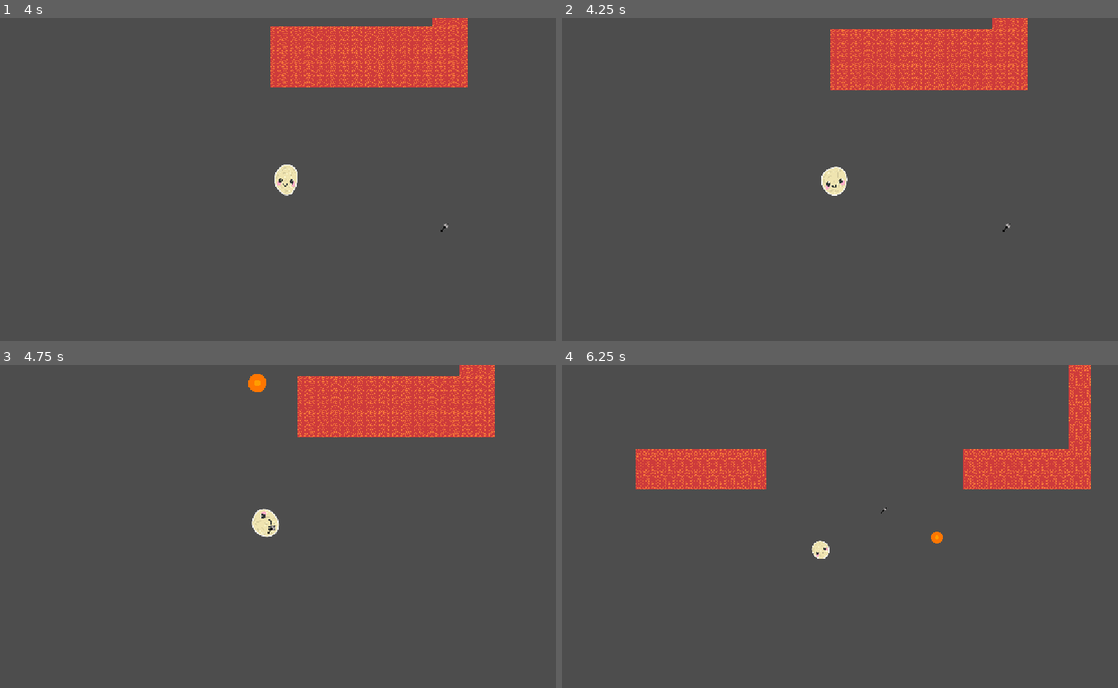
Above: before the commit, frames 1-4 (two rows, left to right).
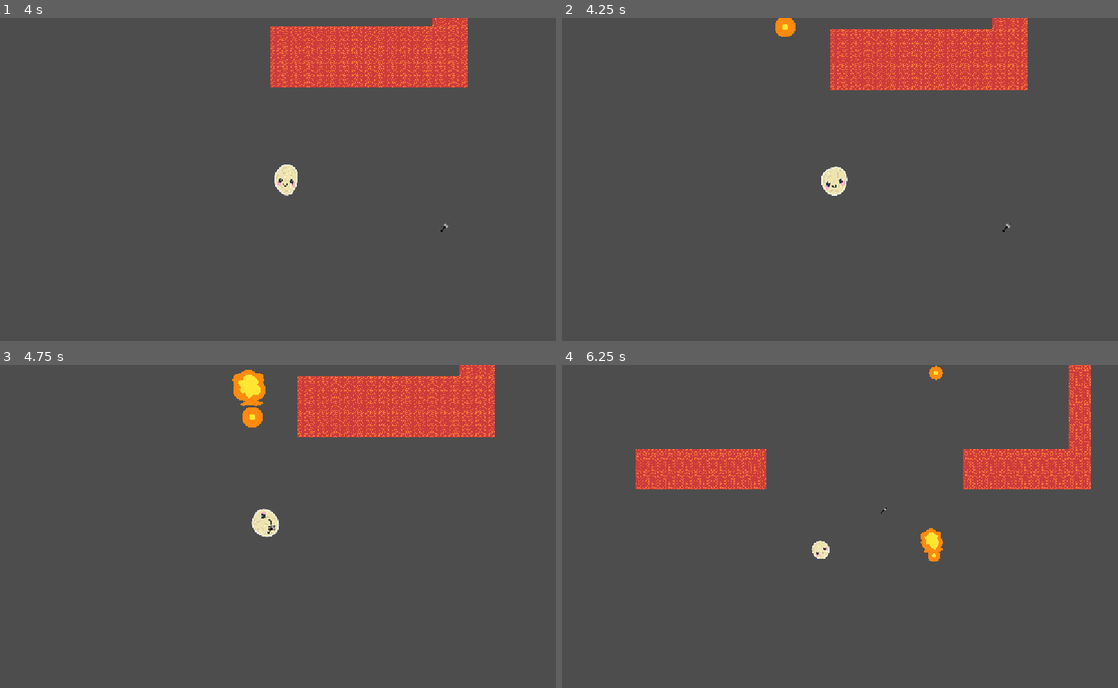
Above: after the commit, the same moments.

Repository: Yaheeha-Baheeha/rock-hard
Game: Godot game, scene res://test_level.tscn
Same seed, same stepped clock (60 frames per second), same inputs: the game is played once before the commit and once after it. This scene is started directly instead of the project's main scene.
Inputs (mouse positions are in pixels of both pictures, inside the frame that each line leads up to):
- Up to frame 1 (4 s): tap Enter (ui_accept) at 0.5 s; move the mouse to (400, 163) at 0.52 s; hold D (right) 0.53-1.25 s; hold S (crouch) 0.53-1.25 s; click (400, 163) at 0.67 s; tap Space (jump) at 0.77, 3.77 s; drag from (166, 195) to (305, 185) at 1.27 s; move the mouse to (333, 108) at 2.02 s; hold D (right) 2.03-2.75 s; hold Mouse wheel down (zoom out) 2.03-2.75 s; drag from (250, 244) to (111, 131) at 2.77 s; move the mouse to (444, 227) at 3.52 s; hold A (left) from 3.53 s (still down); hold S (crouch) from 3.53 s (still down)
- Up to frame 2 (4.25 s): keep holding A (left); keep holding S (crouch)
- Up to frame 3 (4.75 s): release A (left) at 4.25 s; release S (crouch) at 4.25 s; drag from (111, 478) to (272, 529) at 4.27 s
- Up to frame 4 (6.25 s): move the mouse to (867, 526) at 5.02 s; hold A (left) 5.03-5.75 s; hold Mouse wheel down (zoom out) 5.03-5.75 s; click (867, 526) at 5.17 s; drag from (756, 445) to (884, 510) at 5.77 s

Frame 1 is identical in both runs. In frame 2, 0.2% of the frame differs, in the area x 38-42%, y 0-6%; in frame 3, 0.7%, in the area x 41-48%, y 1-20%; in frame 4, 0.4%.

Commit message:
Tinkering

Diff:
--- a/lava_drop.gd
+++ b/lava_drop.gd
@@ -44,17 +44,17 @@
 			modulate = Color(1.0, 0.6, 0.0) # Orange
 			damage_rate = 360.0 # Standard kill time
 			repulsion_strength = 2000.0
-			viscosity = 0.2
-			cohesion_strength = 2.0
-			max_speed = 300.0
+			viscosity = 0.5
+			cohesion_strength = 50.0
+			max_speed = 900.0
 
 		FluidType.COLD:
 			modulate = Color(0.4, 0.4, 0.4) # Dark Grey Crust
-			damage_rate = 180.0 # Kills slowly
+			damage_rate = 90.0 # Kills slowly
 			repulsion_strength = 1000.0
 			viscosity = 0.15
 			cohesion_strength = 50.0
-			max_speed = 150.0
+			max_speed = 300.0
 
 func _physics_process(delta: float) -> void:
 	# 1. Only check for despawn rules if we aren't already shrinking
--- a/lava_drop.tscn
+++ b/lava_drop.tscn
@@ -6,15 +6,15 @@
 radius = 17.0
 
 [sub_resource type="CircleShape2D" id="CircleShape2D_4fj2l"]
-radius = 74.10803
+radius = 77.10383
 
 [sub_resource type="Gradient" id="Gradient_1xd17"]
 colors = PackedColorArray(1, 1, 1, 1, 1, 1, 1, 0)
 
 [sub_resource type="GradientTexture2D" id="GradientTexture2D_1iw18"]
 gradient = SubResource("Gradient_1xd17")
-width = 160
-height = 160
+width = 180
+height = 180
 fill = 1
 fill_from = Vector2(0.5, 0.5)
 fill_to = Vector2(0.8, 0.8)
@@ -24,7 +24,7 @@
 collision_mask = 7
 mass = 0.1
 script = ExtResource("1_4fj2l")
-smoothing_radius = 60.0
+smoothing_radius = 16.0
 
 [node name="CollisionShape2D" type="CollisionShape2D" parent="." unique_id=342936192]
 shape = SubResource("CircleShape2D_5byaw")
--- a/test_level.tscn
+++ b/test_level.tscn
@@ -252,9 +252,9 @@
 [node name="Spawner" type="Area2D" parent="." unique_id=595634446]
 position = Vector2(713, -1121)
 script = ExtResource("6_y646j")
-fluid_type = 1
+fluid_type = 2
 despawn_rule = 3
-spawn_rate = 0.005
+spawn_rate = 0.0
 spawn_angle = 180.0
 angle_variance = 0.0
 spawn_speed = 0.0
@@ -286,3 +286,18 @@
 offset_right = 196.0
 offset_bottom = 87.65
 color = Color(1, 0, 0, 1)
+
+[node name="Spawner2" type="Area2D" parent="." unique_id=1577070858]
+position = Vector2(713, -1121)
+script = ExtResource("6_y646j")
+fluid_type = 2
+despawn_rule = 3
+spawn_rate = 0.0
+spawn_angle = 180.0
+angle_variance = 0.0
+spawn_speed = 0.0
+speed_variance = 0.0
+
+[node name="CollisionShape2D" type="CollisionShape2D" parent="Spawner2" unique_id=1057319635]
+position = Vector2(-1, 0)
+shape = SubResource("RectangleShape2D_gbhdq")
